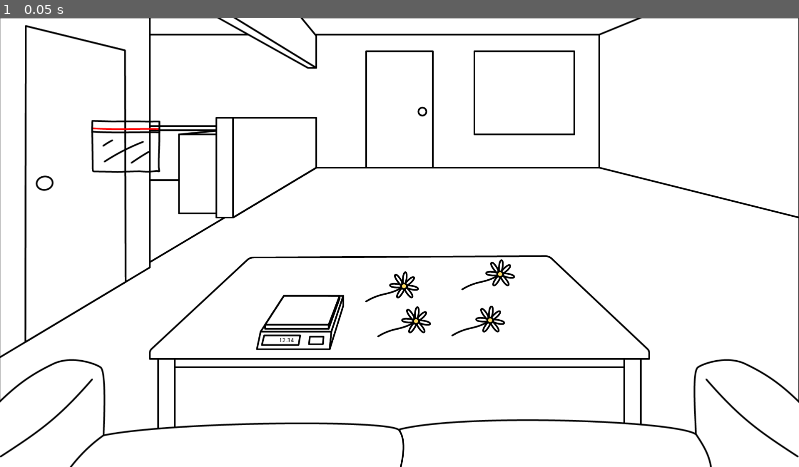
Above: before the commit, frame 1.
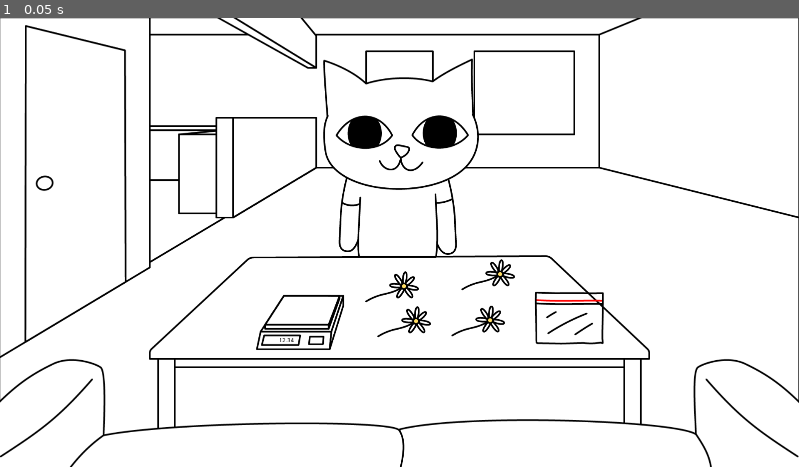
Above: after the commit, the same moment.

Repository: JakeSuraba/Game-Off-2022
Game: Godot game, scene res://scene/Shared.tscn
Same seed, same stepped clock (60 frames per second), same inputs: the game is played once before the commit and once after it.
Inputs:
- Up to frame 1 (0.05 s): no input

The runs differ from the first frame. In frame 1, 2.0% of the frame differs, in the area x 11-76%, y 8-73%.

Commit message:
added GenericCustomer

Diff:
--- /dev/null
+++ b/scene/GenericCustomer.gd
@@ -0,0 +1,24 @@
+extends Area2D
+
+
+# Declare member variables here. Examples:
+# var a = 2
+# var b = "text"
+export var orderWeight: float = 5.0
+export var possibleOrderWeights: Array
+
+
+# Called when the node enters the scene tree for the first time.
+func _ready():
+	pass # Replace with function body.
+
+func on_click_with_item(item):
+	if item.has_method("get_weight"):
+		print_debug("gave customer " + str(item.get_weight()))
+		ItemManager.dropItem()
+		item.queue_free()
+
+
+# Called every frame. 'delta' is the elapsed time since the previous frame.
+#func _process(delta):
+#	pass
--- /dev/null
+++ b/scene/GenericCustomer.tscn
@@ -0,0 +1,14 @@
+[gd_scene load_steps=3 format=2]
+
+[ext_resource path="res://scene/GenericCustomer.gd" type="Script" id=1]
+[ext_resource path="res://texture/Characters/generic_cat.png" type="Texture" id=2]
+
+[node name="Area2D" type="Area2D"]
+script = ExtResource( 1 )
+possibleOrderWeights = [ 0.0 ]
+
+[node name="CollisionPolygon2D" type="CollisionPolygon2D" parent="."]
+polygon = PoolVector2Array( -176, -103, -186, -63, -181, -6, -160, 27, -131, 46, -142, 106, -148, 211, -142, 221, -123, 224, -104, 205, -102, 238, 83, 237, 88, 214, 102, 230, 124, 228, 133, 215, 126, 117, 115, 51, 166, 12, 186, -39, 180, -88, 173, -104, 171, -238, 77, -185, 1, -193, -83, -180, -127, -210, -185, -235 )
+
+[node name="Sprite" type="Sprite" parent="."]
+texture = ExtResource( 2 )
--- a/scene/Shared.tscn
+++ b/scene/Shared.tscn
@@ -7,6 +7,7 @@
 [ext_resource path="res://script/Scale.gd" type="Script" id=5]
 [ext_resource path="res://script/ZeroButton.gd" type="Script" id=6]
 [ext_resource path="res://script/ScaleDisplay.gd" type="Script" id=7]
+[ext_resource path="res://scene/GenericCustomer.tscn" type="PackedScene" id=8]
 
 [sub_resource type="Theme" id=1]
 
@@ -43,7 +44,8 @@
 priority = 2.0
 
 [node name="Bag" parent="." instance=ExtResource( 1 )]
-position = Vector2( 302, 309 )
+position = Vector2( 1368, 722 )
+z_index = 1
 z_as_relative = false
 priority = 1.0
 
@@ -81,3 +83,6 @@
 [node name="CollisionPolygon2D" type="CollisionPolygon2D" parent="Scale/ZeroButton"]
 position = Vector2( 283, 113 )
 polygon = PoolVector2Array( 458, 673, 460, 652, 496, 652, 495, 673 )
+
+[node name="GenericCustomer" parent="." instance=ExtResource( 8 )]
+position = Vector2( 964, 337 )
Not shown: 1 places in scene/Shared.tscn that only renumber resources
Binary file added: texture/Characters/generic_cat.png
Not shown, added: texture/Characters/generic_cat.png.import
